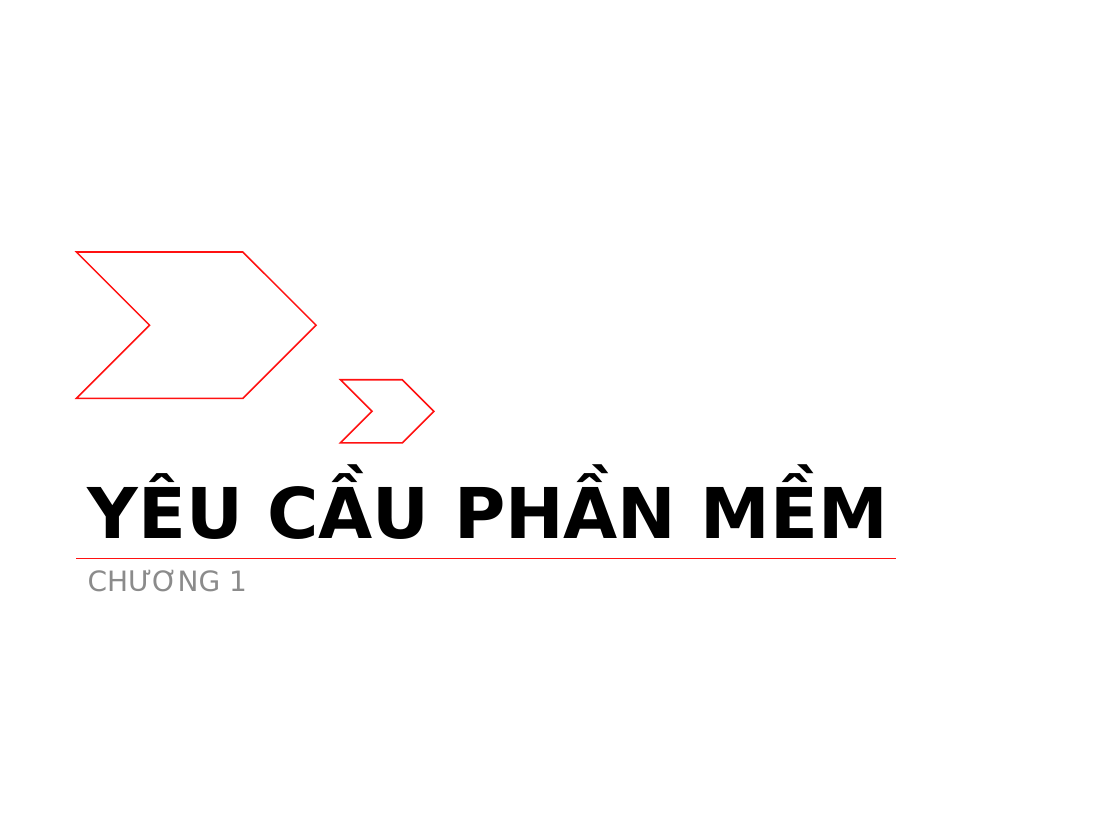
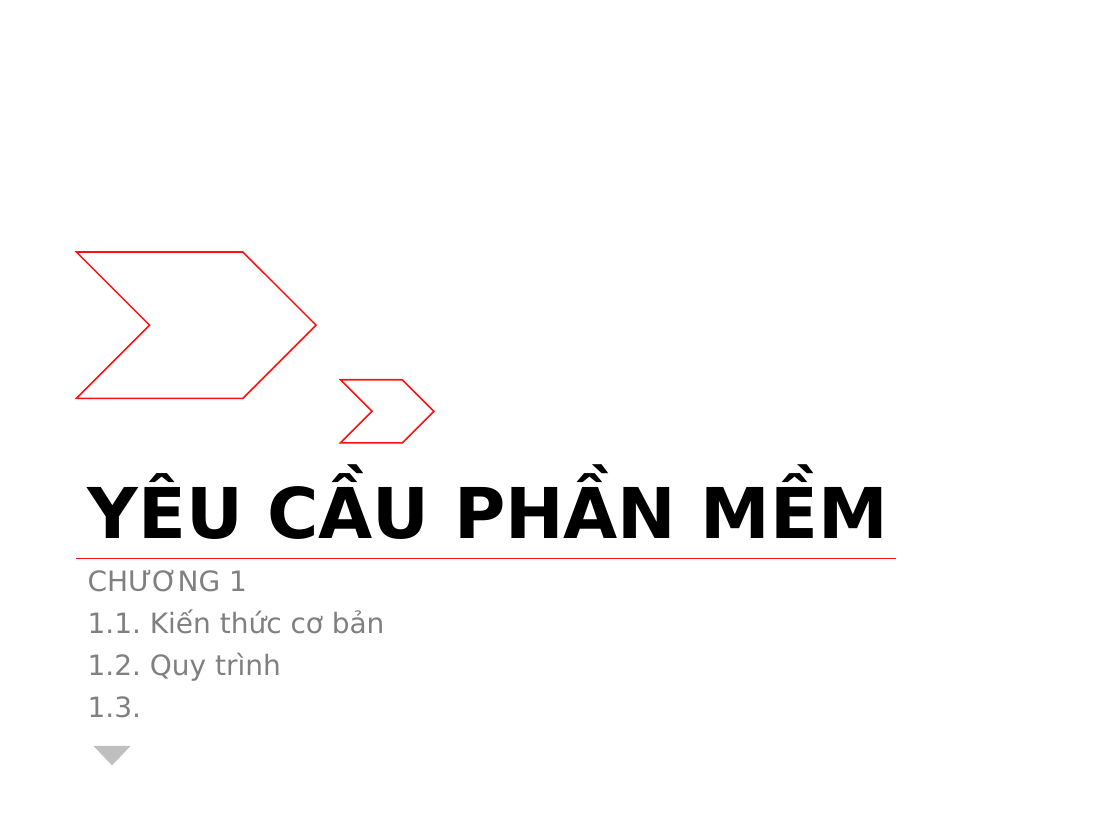
Before and after one commit to riverspart/uet-adv-sw-engineering, a slide deck: slide 2 of slide/dev/chapter_1/slide.pptx. Drawn at 1120x840 pixels with LibreOffice and Linux fonts; fonts in the diff are those of the drawing. Boxes give left, top, right and bottom in pixels: in the first picture for what was removed or moved away, otherwise in the second. Text is boxed around its words. In the diff, an @@ line names an element or a change of style, - is before the commit and + after.

```diff
--- a/slide/dev/chapter_1/slide.pptx
+++ b/slide/dev/chapter_1/slide.pptx
@@ text at (88,611,385,718): paragraphs added @@
+1.1. Kiến thức cơ bản
+1.2. Quy trình
+1.3.
@@ triangle added at (93,746,130,765), fill #BFBFBF @@
```
Also in this commit, not shown: 1 other slide changed, 5 slides added.
